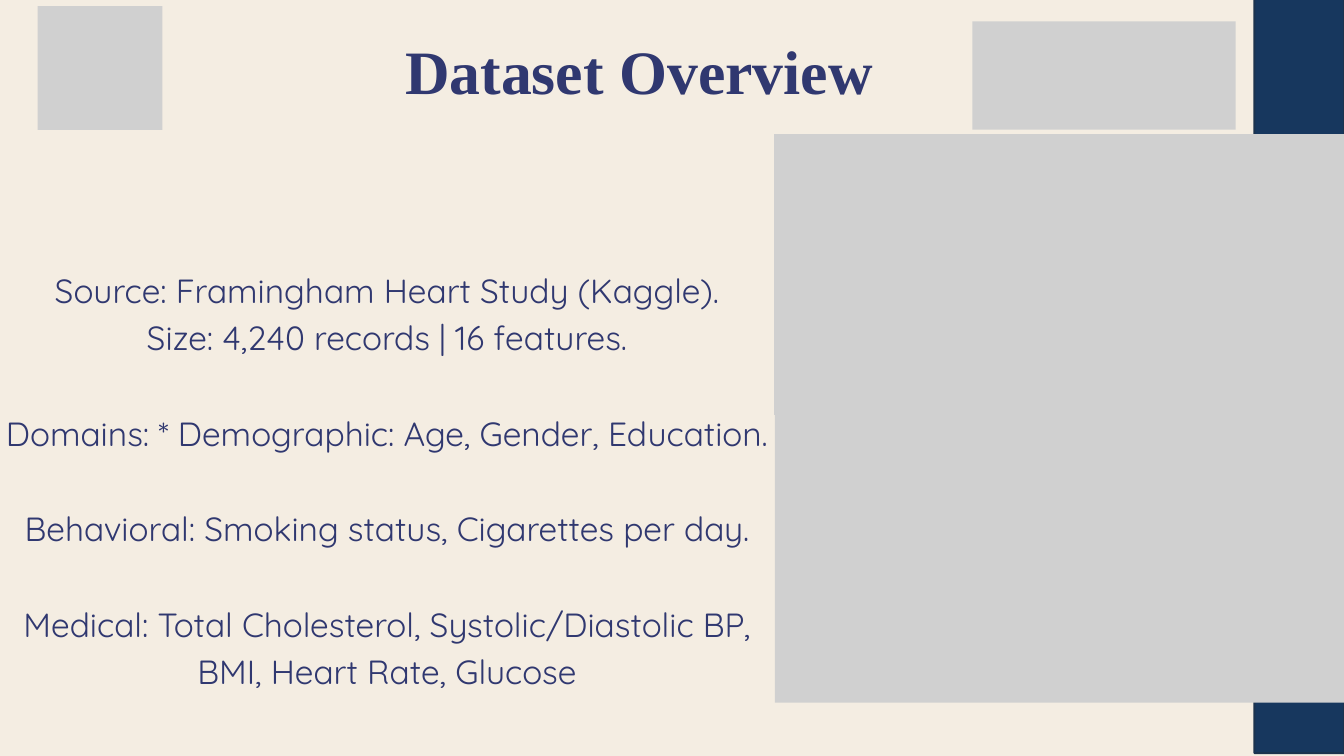
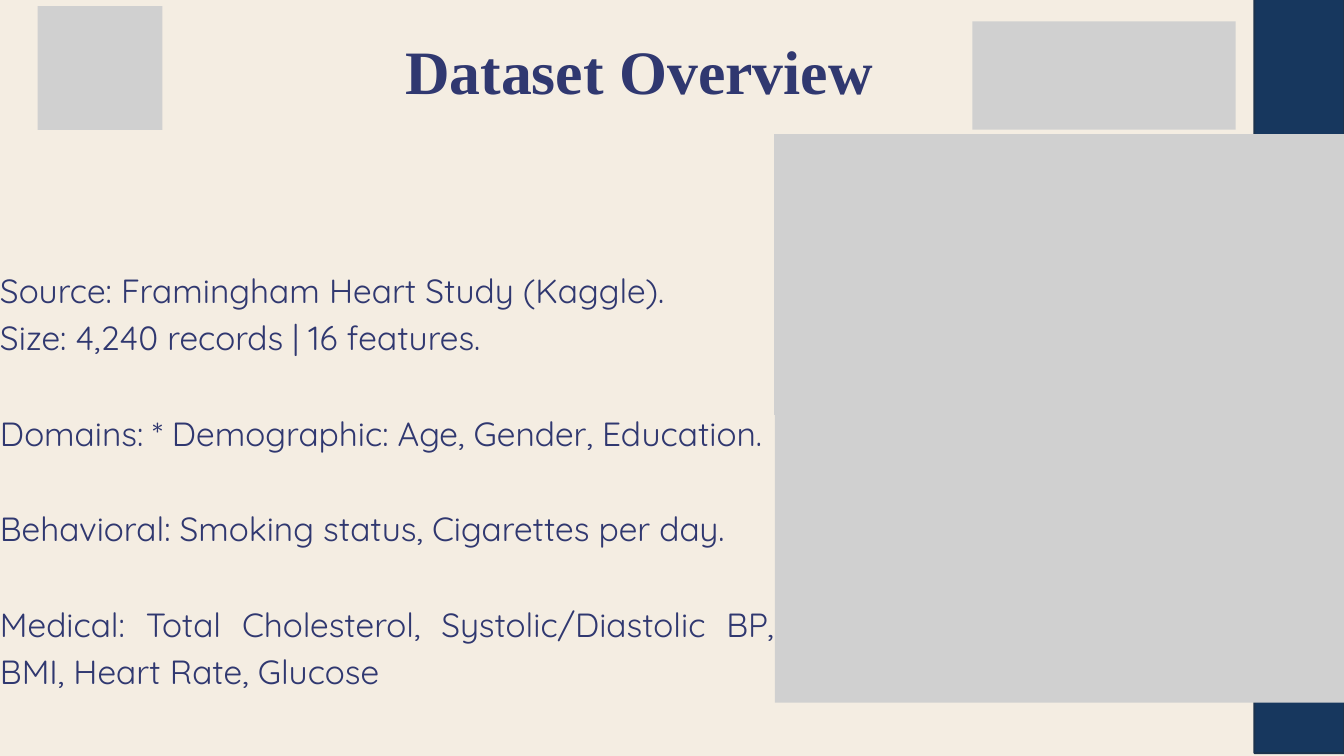
Before and after one commit to 24BAD405-Nishanth/24ADI204_DSV_Team14, a slide deck: slide 7 of FinalPresentation/Team-14-DSV.pptx. Drawn at 1344x756 pixels with LibreOffice and Linux fonts; fonts in the diff are those of the drawing; grey boxes stand for pictures. Boxes give left, top, right and bottom in pixels: in the first picture for what was removed or moved away, otherwise in the second. Text is boxed around its words. In the diff, an @@ line names an element or a change of style, - is before the commit and + after.

```diff
--- a/FinalPresentation/Team-14-DSV.pptx
+++ b/FinalPresentation/Team-14-DSV.pptx
@@ text "Source: Framingham Heart Study (Kaggle)." at bbox=[0, 278, 773, 688]: alignment centre to justified @@
```
Also in this commit, not shown: 16 other slides changed.
